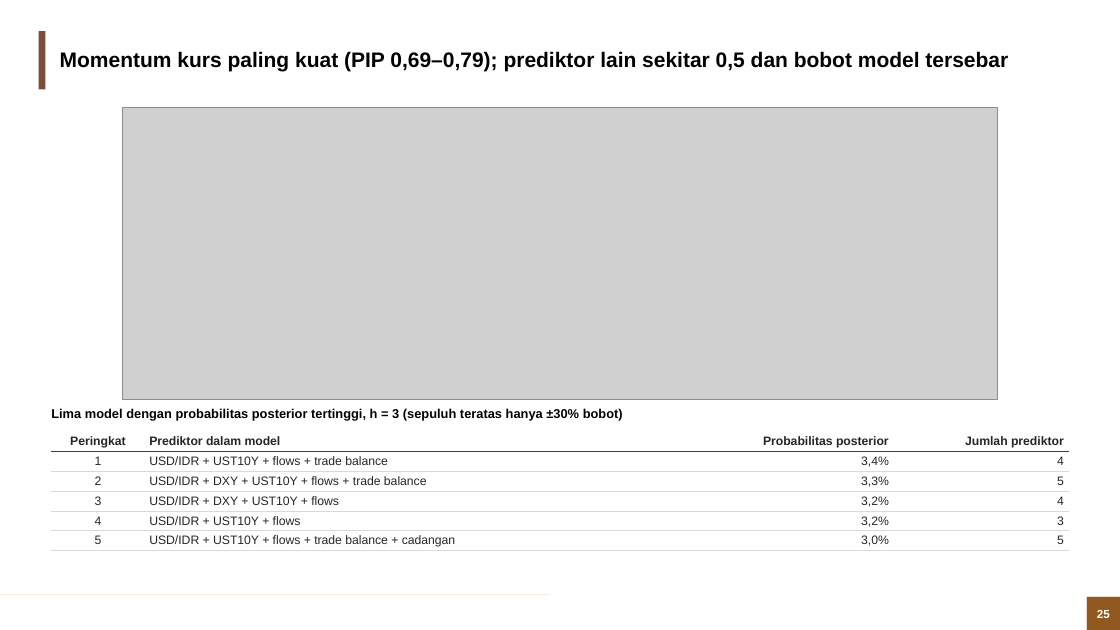
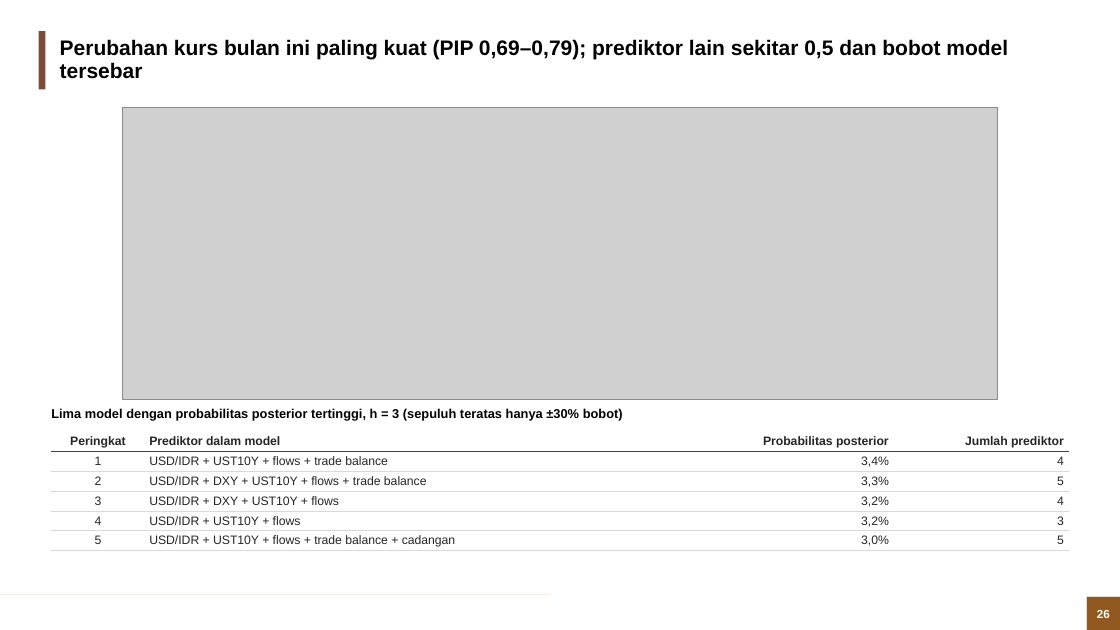
Before and after one commit to muhamadhaikal128/Simulasi-Rupiah, a slide deck: slide 26 of output/Simulasi_Rupiah_BMA_BVARX.pptx (slide 25 before the commit). Drawn at 1120x630 pixels with LibreOffice and Linux fonts; fonts in the diff are those of the drawing; grey boxes stand for pictures; background and template pictures are left out. Boxes give left, top, right and bottom in pixels: in the first picture for what was removed or moved away, otherwise in the second. Text is boxed around its words. In the diff, an @@ line names an element or a change of style, - is before the commit and + after.

Commit message:
Deck: variable-relationship slides for BMA and BVARX; ds wording

```diff
--- a/output/Simulasi_Rupiah_BMA_BVARX.pptx
+++ b/output/Simulasi_Rupiah_BMA_BVARX.pptx
@@ title at (60, 39, 1008, 79): text changed @@
-Momentum kurs paling kuat (PIP 0,69–0,79); prediktor lain sekitar 0,5 dan bobot model tersebar
+Perubahan kurs bulan ini paling kuat (PIP 0,69–0,79); prediktor lain sekitar 0,5 dan bobot model tersebar
```
Also in this commit, not shown: 8 other slides changed, 2 slides added.
